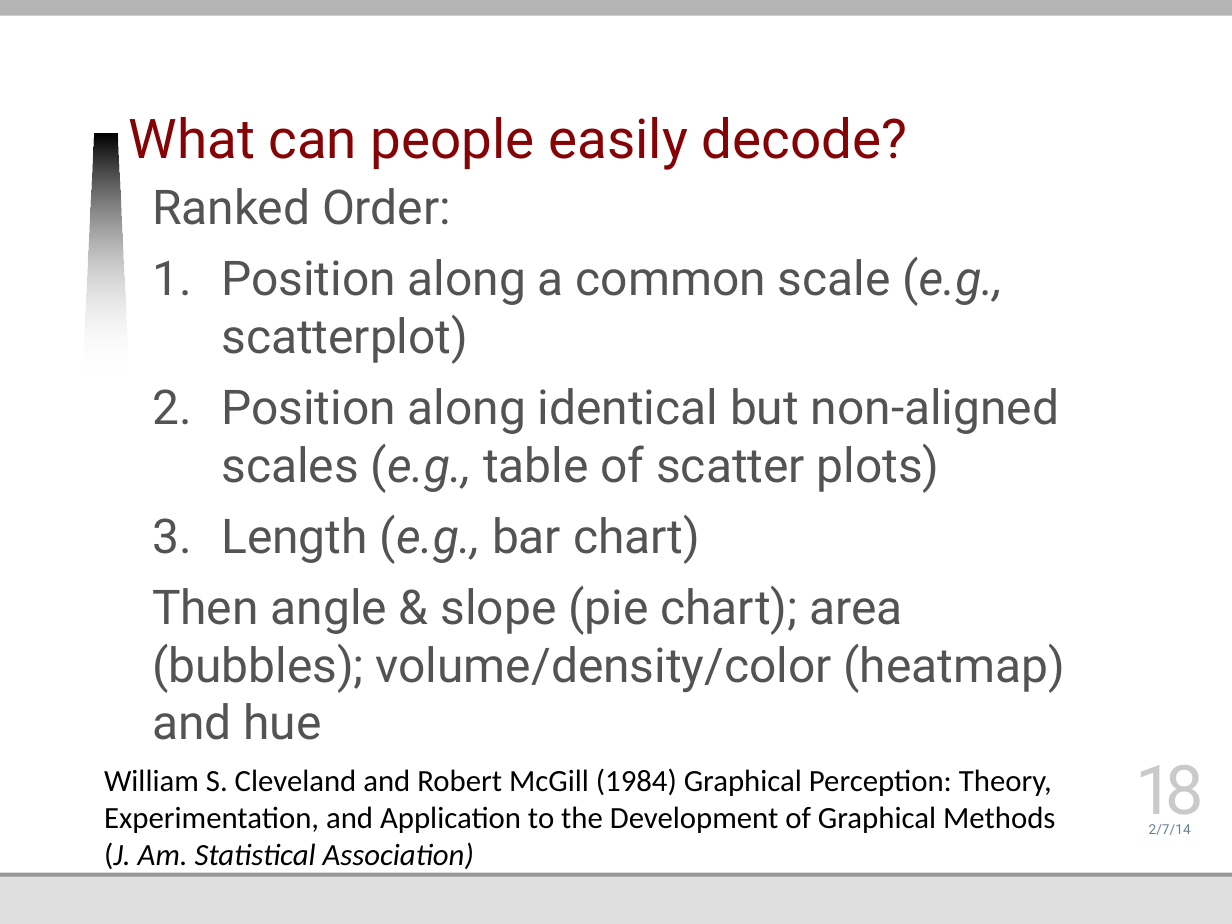
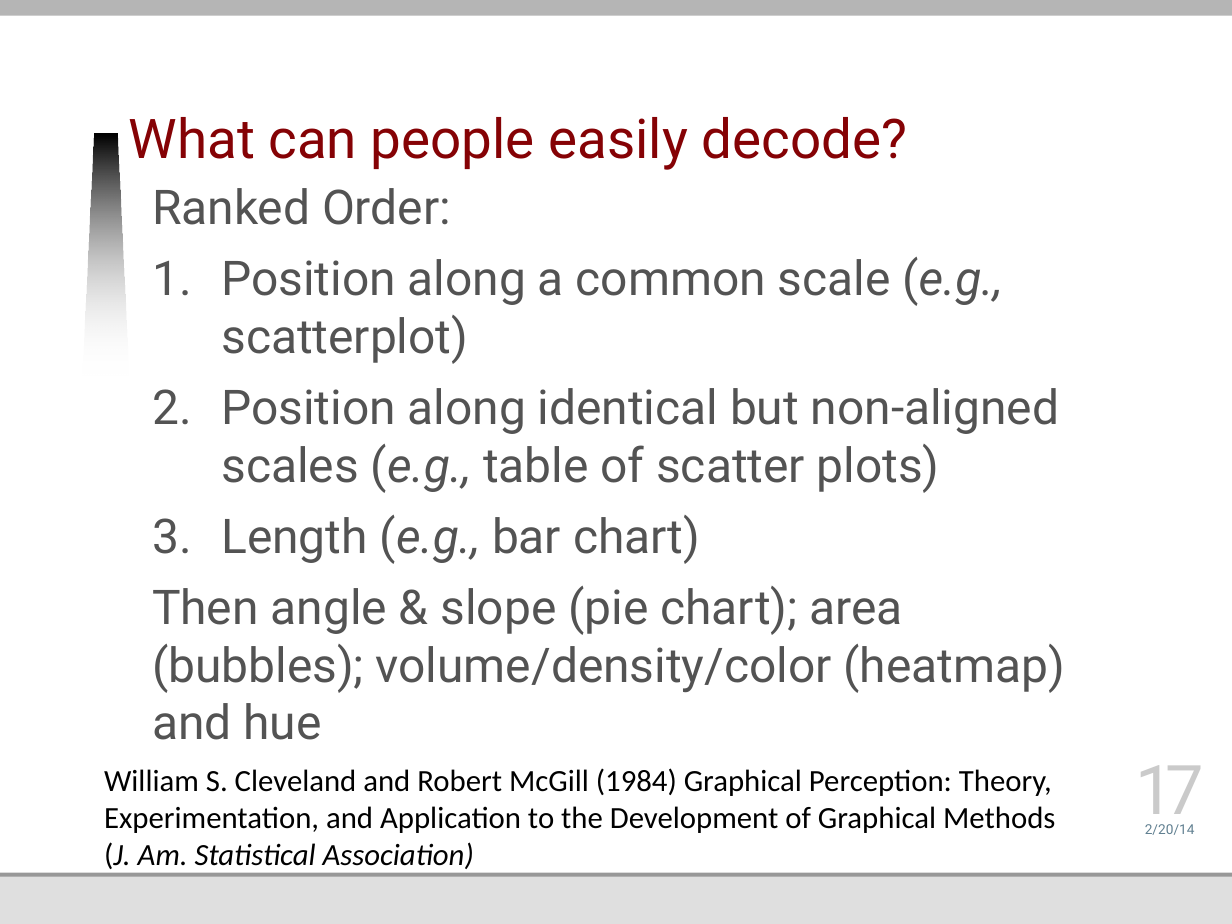
Before and after one commit to jmankoff/data, a slide deck: slide 17 of Lectures/7 Information Visualiziton.pptx (slide 18 before the commit). Drawn at 1232x924 pixels with LibreOffice and Linux fonts; fonts in the diff are those of the drawing; background and template pictures are left out. Boxes give left, top, right and bottom in pixels: in the first picture for what was removed or moved away, otherwise in the second. Text is boxed around its words. In the diff, an @@ line names an element or a change of style, - is before the commit and + after.

```diff
--- a/Lectures/7 Information Visualiziton.pptx
+++ b/Lectures/7 Information Visualiziton.pptx
@@ page number at (1136,765,1204,830): text changed @@
-18
+17
@@ text at (1145,824,1195,835): text changed @@
-2/7/14
+2/20/14
```
Also in this commit, not shown: 6 other slides changed, 1 slide removed, 3 other files.
